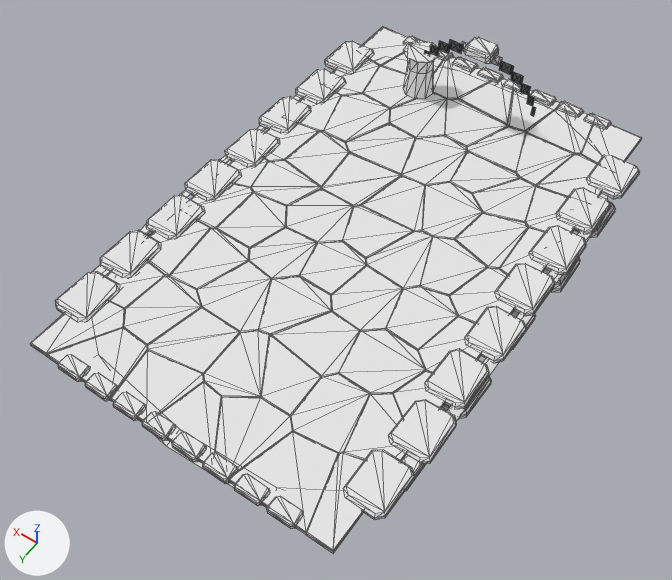
An edit to the OBJ model unity/Assets/RogueTactics/Art/HqRuins/Limestone.obj, drawn before and after from the same camera.
Before and after are seen from a camera (50 mm lens) standing at (-12.7, 19.5, 26.1) and looking at (-0.5, 2.5, -0.7). The axes (+X, +Y, +Z) are drawn at lower left. The lights are the same throughout. The first picture is the older version. Mesh edges are drawn as thin lines. Where no turn or scale is listed for an object, it has been applied to the vertices. Vertices at exactly the same position are counted once.

Names of what the first picture shows: 'Limestone'.
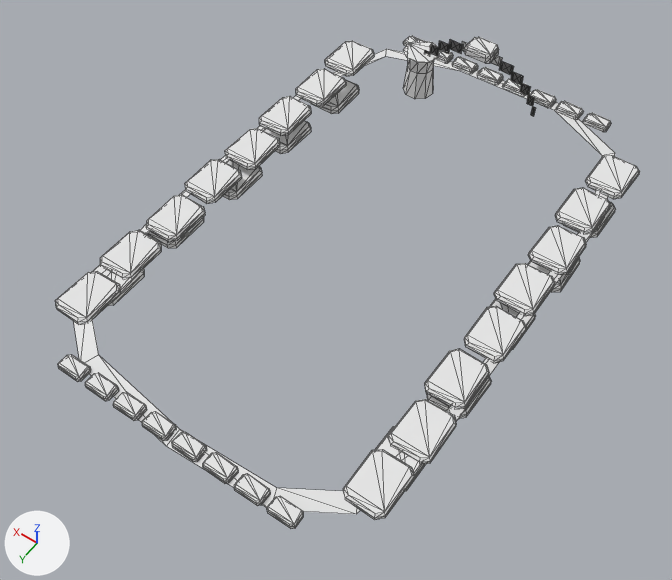
Where the change shows, as pixel boxes (x1, y1, x2, y2) in the pictures (672 x 580 px):
'Limestone', reshaped (6% shorter)
    before: (30, 27, 642, 553)
    after: (55, 36, 640, 529)
part 1 of me_limestone, deleted
    before: (30, 27, 642, 553)

What the commit changed:
me_limestone is used by ob_limestone; location (0.0, 0.0, 0.0).
me_limestone had 2124 vertices, 3543 faces and spanned x -7.1..7.1, y -10.9..11.0, z -1.3..3.4.
me_limestone now has 1300 vertices, 1929 faces and spans x -7.1..7.1, y -10.9..11.0, z -1.3..3.4.
me_limestone part 1: 824 vertices removed from x -6.4..6.4, y -10.8..10.8, z -0.2..0.0.
